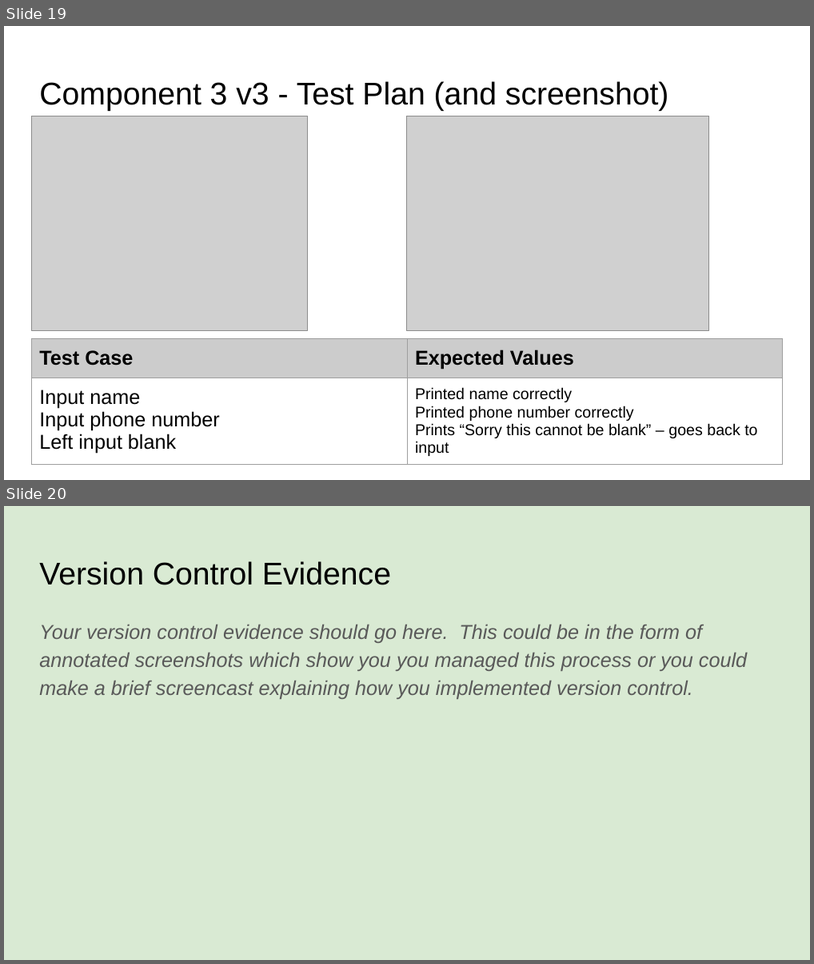
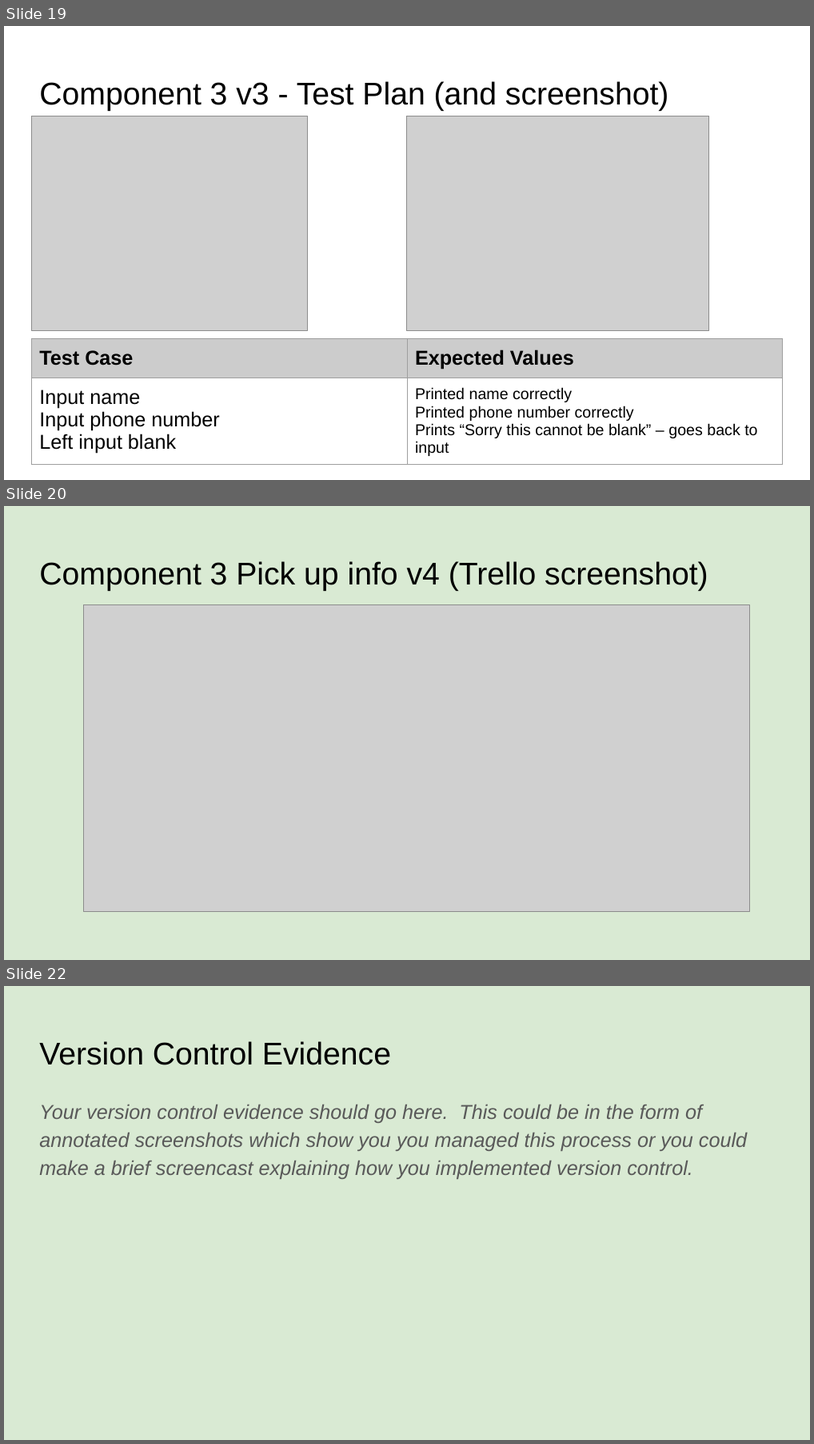
Before and after one commit to danettp/pizza_bot, a slide deck: 022_91893+_+91897+Documentation.pptx. Shown one above the other, each under a label of ours: slides 19 and 20 before the commit, slides 19, 20 and 22 after it; the slides between them are not shown. The pictures are 814x964 and 814x1444 pixels, drawn with LibreOffice and Linux fonts; fonts in the diff are those of the drawing; grey boxes stand for pictures. Boxes give left, top, right and bottom in pixels: in the first picture for what was removed or moved away, otherwise in the second. Text is boxed around its words. In the diff, an @@ line names an element or a change of style, - is before the commit and + after.

```diff
--- a/022_91893+_+91897+Documentation.pptx
+++ b/022_91893+_+91897+Documentation.pptx
@@ slide 20 added at [4,506,810,960], background #D9EAD3 @@
@@ title added at [39,561,709,591], 28 pt, text #000000 @@
+Component 3 Pick up info v4 (Trello screenshot)
@@ picture added at [84,604,750,911] @@
@@ what was slide 20 is now slide 22 @@
```
Also in this commit, not shown: 1 other slide added, 2 other files.
